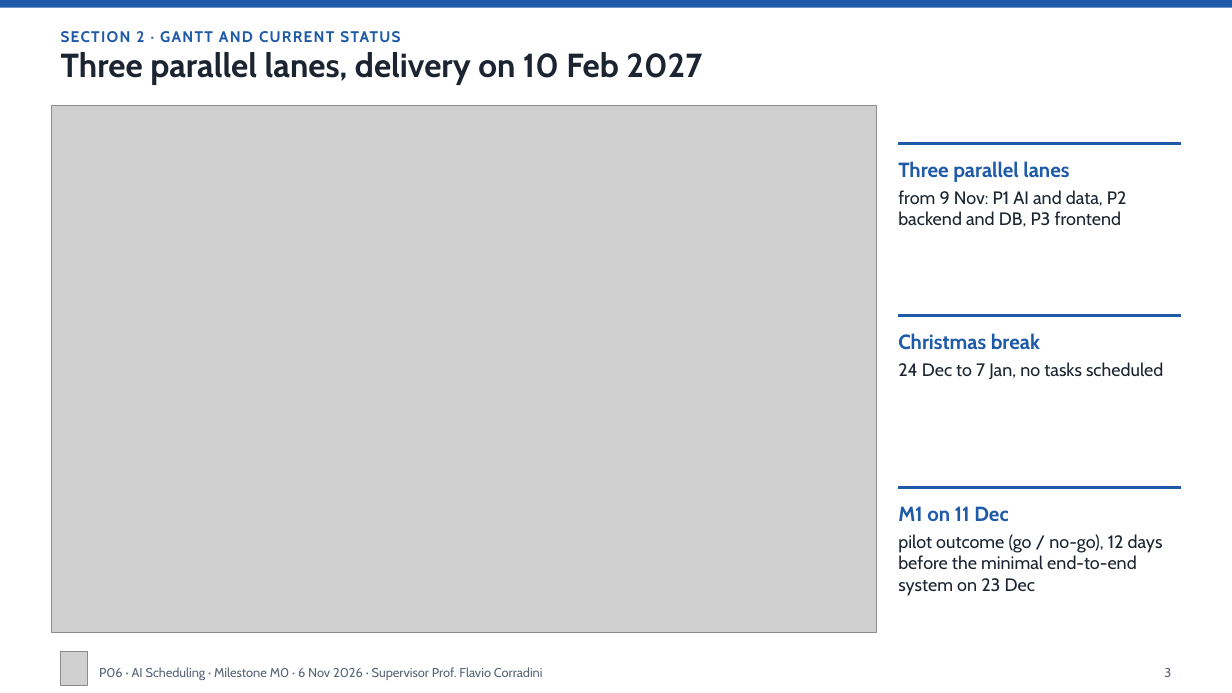
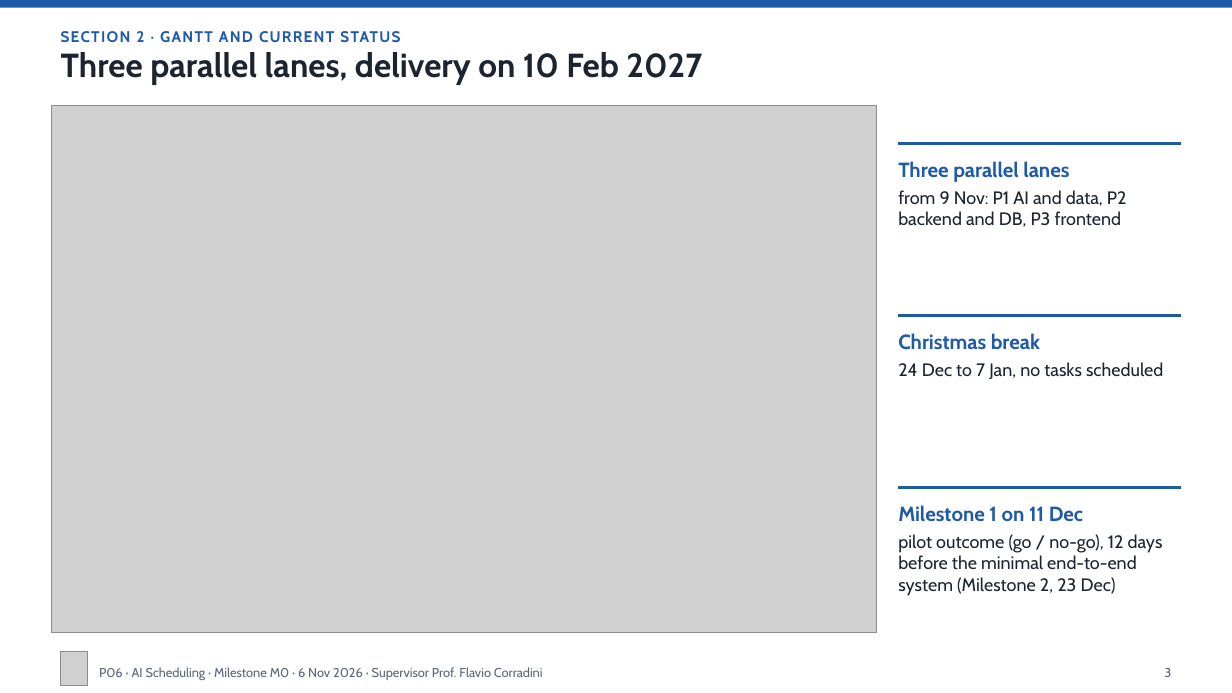
Before and after one commit to Pieruc/Scheduling, a slide deck: slide 3 of Presentazione/P06-6Nov-v1.pptx. Drawn at 1232x693 pixels with LibreOffice and Linux fonts; fonts in the diff are those of the drawing; grey boxes stand for pictures. Boxes give left, top, right and bottom in pixels: in the first picture for what was removed or moved away, otherwise in the second. Text is boxed around its words. In the diff, an @@ line names an element or a change of style, - is before the commit and + after.

```diff
--- a/Presentazione/P06-6Nov-v1.pptx
+++ b/Presentazione/P06-6Nov-v1.pptx
@@ text at (898, 505, 1163, 596): text changed @@
-M1 on 11 Dec
-pilot outcome (go / no-go), 12 days before the minimal end-to-end system on 23 Dec
+Milestone 1 on 11 Dec
+pilot outcome (go / no-go), 12 days before the minimal end-to-end system (Milestone 2, 23 Dec)
```
Also in this commit, not shown: 8 other slides changed, 1 slide added, 1 other file.
